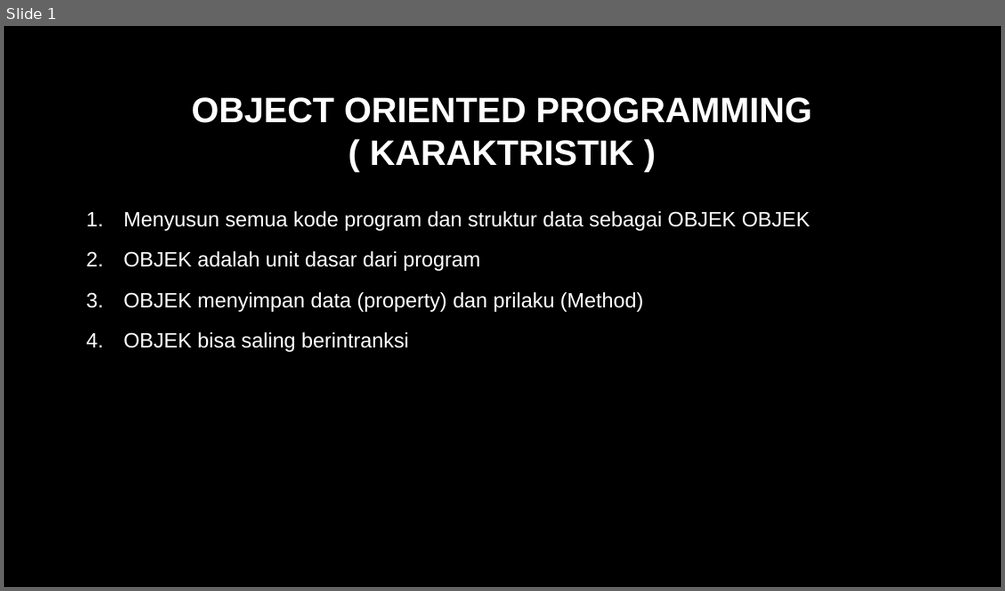
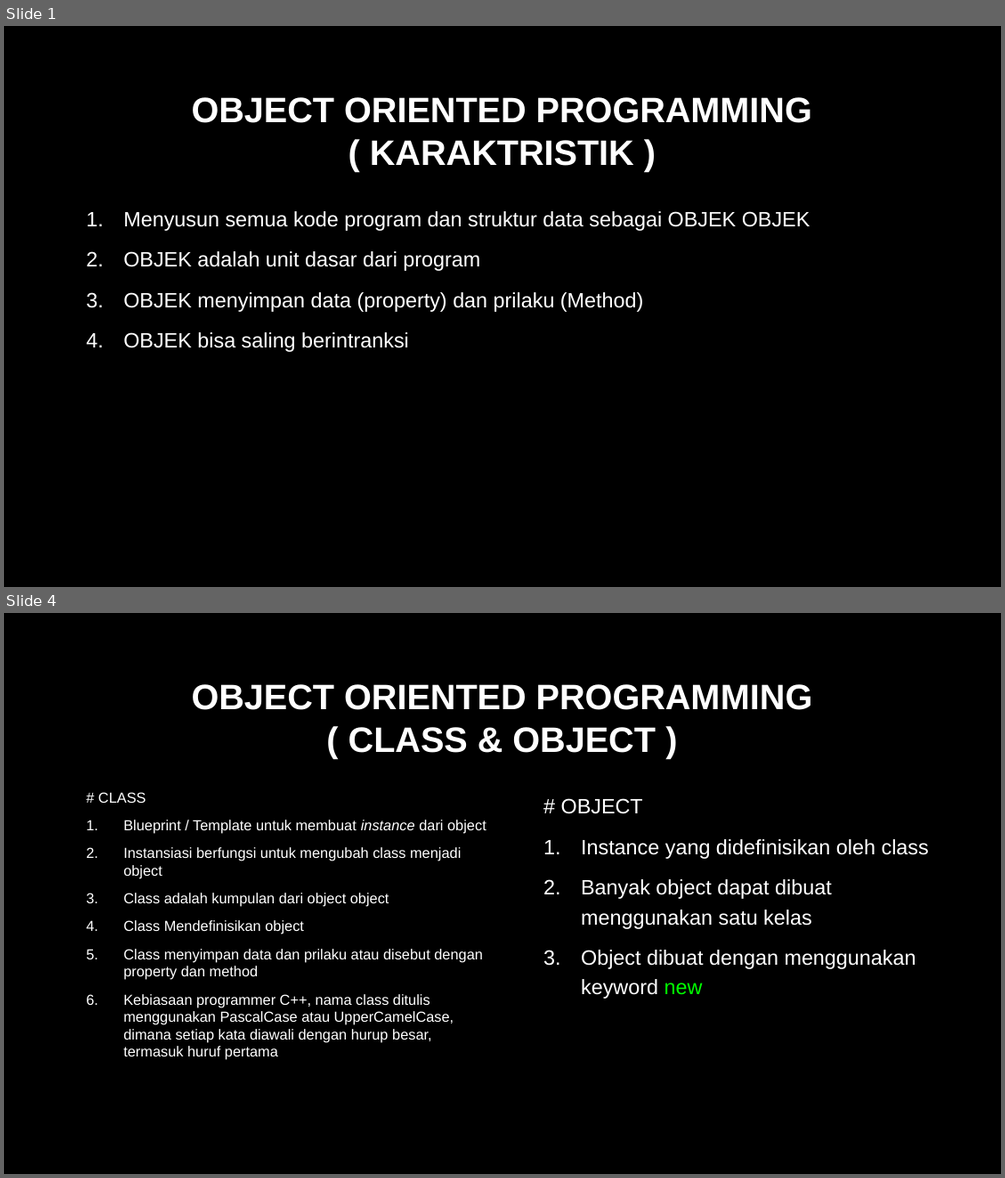
Before and after one commit to pahrurozidev/target, a slide deck: OBJECT ORIENTED PROGRAMMING.pptx. Shown one above the other, each under a label of ours: slide 1 before the commit, slides 1 and 4 after it; the slides between them are not shown. The pictures are 1005x591 and 1005x1178 pixels, drawn with LibreOffice and Linux fonts; fonts in the diff are those of the drawing; background and template pictures are left out. Boxes give left, top, right and bottom in pixels: in the first picture for what was removed or moved away, otherwise in the second. Text is boxed around its words. In the diff, an @@ line names an element or a change of style, - is before the commit and + after.

```diff
--- a/OBJECT ORIENTED PROGRAMMING.pptx
+++ b/OBJECT ORIENTED PROGRAMMING.pptx
@@ slide 4 added at <box>4,613,1001,1174</box>, background picture (left out) @@
@@ rectangle added at <box>4,613,1001,1174</box>, fill #000000, outline #000000 1.5 pt @@
@@ title added at <box>192,684,813,753</box>, 34 pt, text #FFFFFF, bold @@
+OBJECT ORIENTED PROGRAMMING
+( CLASS & OBJECT )
@@ text added at <box>98,792,486,1060</box>, 14 pt, text #FFFFFF @@
+# CLASS
+1. Blueprint / Template untuk membuat instance dari object
+2. Instansiasi berfungsi untuk mengubah class menjadi object
+3. Class adalah kumpulan dari object object
+4. Class Mendefinisikan object
+5. Class menyimpan data dan prilaku atau disebut dengan property dan method
+6. Kebiasaan programmer C++, nama class ditulis menggunakan PascalCase atau UpperCamelCase, dimana setiap kata diawali dengan hurup besar, termasuk huruf pertama
@@ text added at <box>561,798,929,998</box>, 20 pt, text #FFFFFF @@
+# OBJECT
+1. Instance yang didefinisikan oleh class
+2. Banyak object dapat dibuat menggunakan satu kelas
+3. Object dibuat dengan menggunakan keyword new
```
Also in this commit, not shown: 2 slides changed, 1 other slide added, 1 other file.
